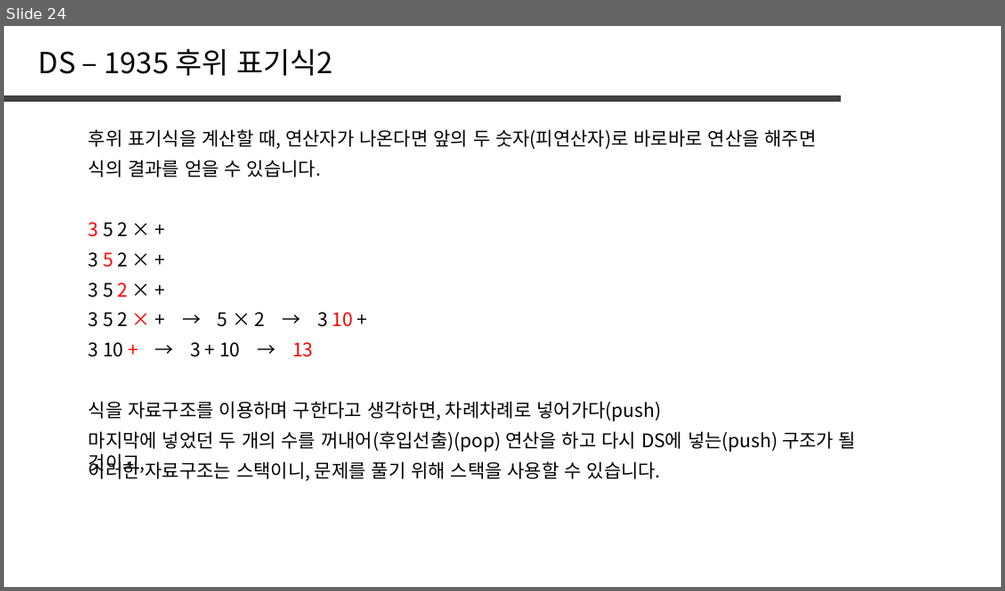
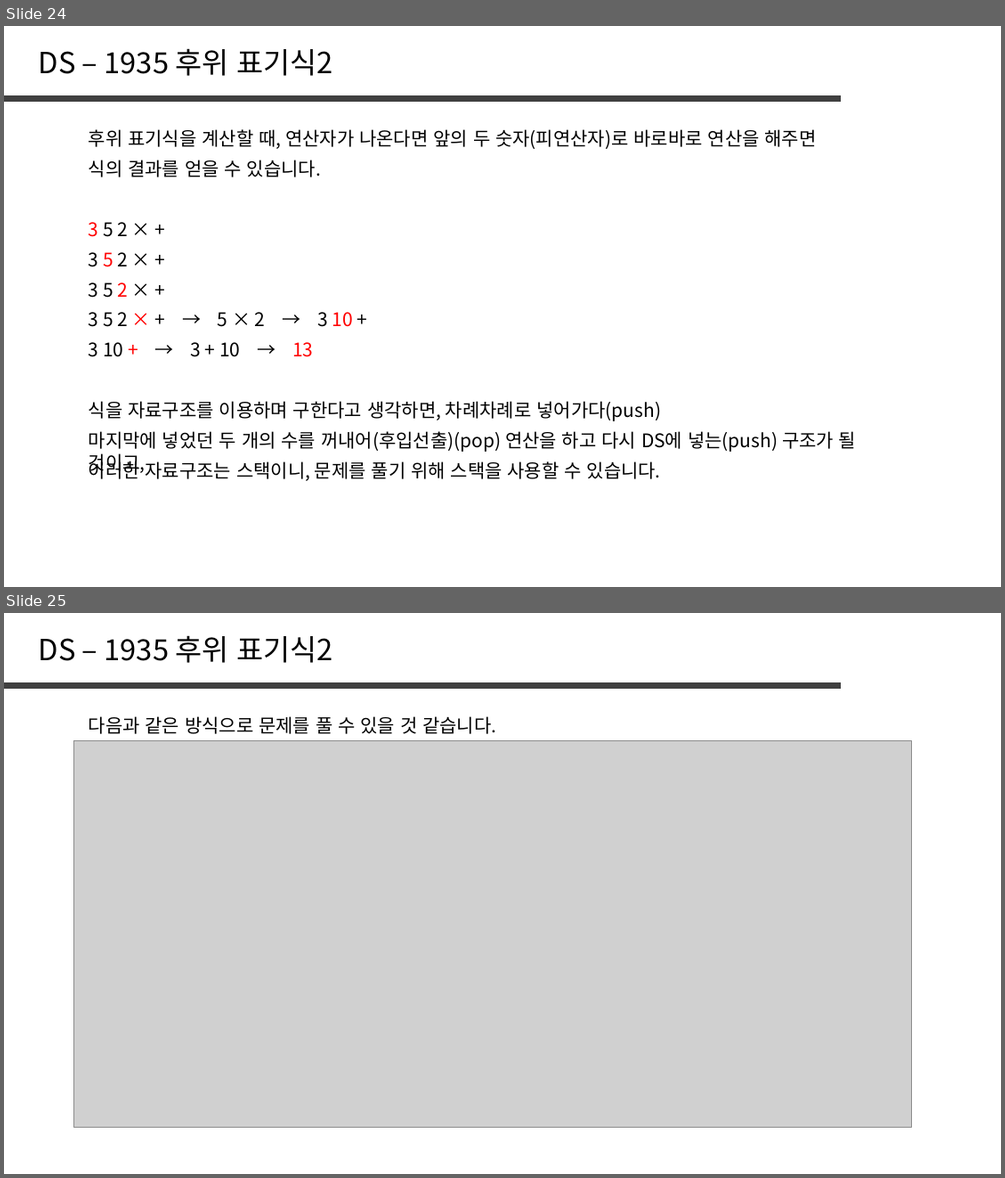
Before and after one commit to jaehoo1/PS-study, a slide deck: study/7_Stack, Queue, List.pptx. Shown one above the other, each under a label of ours: slide 24 before the commit, slides 24 and 25 after it. The pictures are 1005x591 and 1005x1178 pixels, drawn with LibreOffice and Linux fonts; fonts in the diff are those of the drawing; grey boxes stand for pictures. Boxes give left, top, right and bottom in pixels: in the first picture for what was removed or moved away, otherwise in the second. Text is boxed around its words. In the diff, an @@ line names an element or a change of style, - is before the commit and + after.

```diff
--- a/study/7_Stack, Queue, List.pptx
+++ b/study/7_Stack, Queue, List.pptx
@@ slide 25 added at (4,613,1001,1174), background #FFFFFF @@
@@ text added at (39,635,333,663), 28 pt, text #000000 @@
+DS – 1935 후위 표기식2
@@ line added from (4, 686) to (841, 686), #404040 6 pt @@
@@ text added at (89,716,496,734), 18 pt, text #000000 @@
+다음과 같은 방식으로 문제를 풀 수 있을 것 같습니다.
@@ picture added at (74,741,912,1127) @@
```
Also in this commit, not shown: 2 slides changed.
